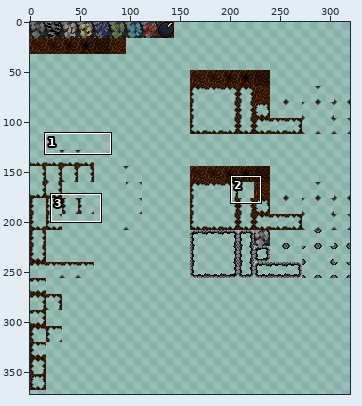
Two states of a sprite sheet, Aseprite/TileSet-0-Sheet.png. The first picture is a wide view before the edit; the outline marks the close-up.
Close-up. First the earlier version:
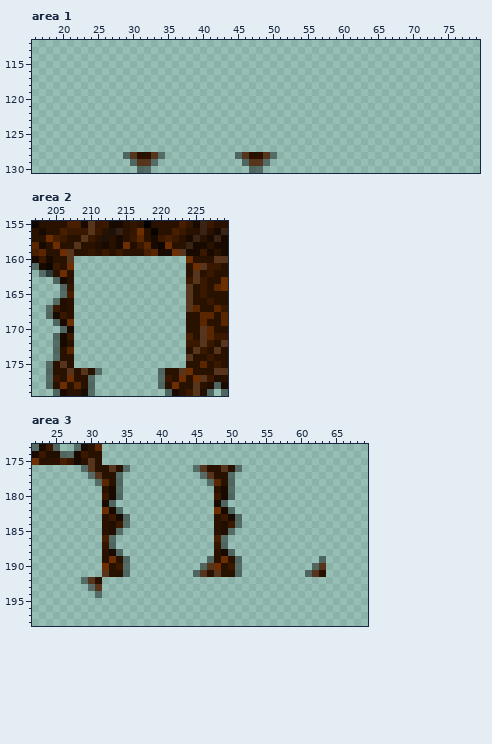
The file is 320x512 pixels. Colours within 5 levels of each other are drawn and written as one. Shown: area 1: x 16..79, y 112..130; area 2: x 202..229, y 155..179; area 3: x 22..69, y 173..198. The wide view leaves out empty margins.
After the commit:
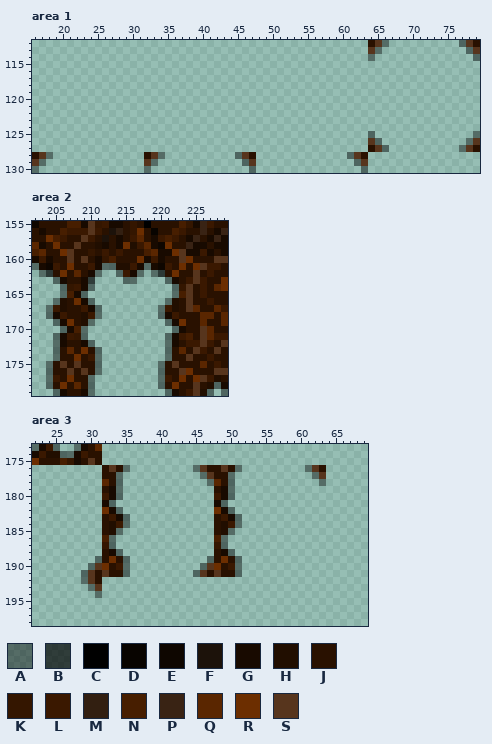
Palette (. is transparent): A #0000006e  B #000000ad  C #000000  D #080400  E #0e0600  F #1c120a  G #180a00  H #210e00  J #291100  K #341600  L #3a1800  M #321f11  N #471e00  P #392314  Q #5a2600  R #6c2e00  S #57351d
From old to new:
--- area 1
@@ x 62..79 @@
-112 ..................
-113 ..................
-114 ..................
+112 ..JSA..........ASJ
+113 ..SA............AS
+114 ..A..............A
 115 ..................
@@ x 16..79 @@
 124 ................................................................
-125 ................................................................
-126 ................................................................
-127 ................................................................
-128 .............ASJJSA..........ASJJSA.............................
-129 ..............ASSA............ASSA..............................
-130 ...............AA..............AA...............................
+125 ................................................A..............A
+126 ................................................SA............AS
+127 ................................................JSA..........ASJ
+128 JSA.............JSA..........ASJ.............ASJ................
+129 SA..............SA............AS..............AS................
+130 A...............A..............A...............A................
--- area 2
@@ x 202..229 @@
 159 NQJJRSJJKJLJLJJJNQGGRSGGLGJG
-160 GLGJJS................RJJJSS
-161 AGELJR................JRSLLJ
-162 .ABJRJ................JSJLJJ
-163 ...AGJ................LSLJJR
-164 ....AK................SJLJQR
-165 ....AN................SJLJJJ
-166 ...AHJ................SJJLJJ
-167 ..ALHJ................SQJJQL
-168 ..AGLJ................JJQQJQ
-169 ...AGR................JJQJJQ
-170 ....AG................JJSQJJ
-171 ...AGL................NJSQLL
-172 ...AGJ................LLSLJS
-173 ...AJQ................JSLJSJ
-174 ...AJJ................SJJLJJ
-175 ..AJSJ................JJQJLJ
+160 GLGJJSJSJGKNJJJRGLGJJSRJJJSS
+161 AGELJRJJLGAAHHLGAGELJRJRSLLJ
+162 .ABJRJQJGA..ALGA.ABJRJJSJLJJ
+163 ...AGJJGB....AA....AGJLSLJJR
+164 ....AKLGA...........AKSJLJQR
+165 ....ANGA............ANSJLJJJ
+166 ...AHJRGA..........AHJSJJLJJ
+167 ..ALHJJLGA........ALHJSQJJQL
+168 ..AGLJJHLA........AGLJJJQQJQ
+169 ...AGRJHA..........AGRJJQJJQ
+170 ....AGNA............AGJJSQJJ
+171 ...AGLKA...........AGLNJSQLL
+172 ...AGJJGA..........AGJLLSLJS
+173 ...AJQJRJA.........AJQJSLJSJ
+174 ...AJJRJLA.........AJJSJJLJJ
+175 ..AJSJSJJA........AJSJJJQJLJ
 176 ..AJJSJSJA........AJJSRJJJSS
--- area 3
@@ x 22..69 @@
 175 RJJJNKGJSJ......................................
-176 .......ASJJSJA.........ASJJSJA..................
-177 ........ASJJA...........ASJJA...................
-178 .........AQJA............AQJA...................
+176 ..........JSJA.........ASJJSJA.........ASJ......
+177 ..........JJA...........ASJJA...........AS......
+178 ..........QJA............AQJA............A......
 179 ..........JGA.............JGA...................
@@ x 22..69 @@
 188 ..........JGA.............JGA...................
-189 ..........JRJA...........AJRJA...........A......
-190 ..........RJLA..........ASRJLA..........AS......
-191 ..........SJJA.........ASJSJJA.........ASJ......
+189 .........AJRJA...........AJRJA..................
+190 ........ASRJLA..........ASRJLA..................
+191 .......ASJSJJA.........ASJSJJA..................
 192 .......ASJ......................................
